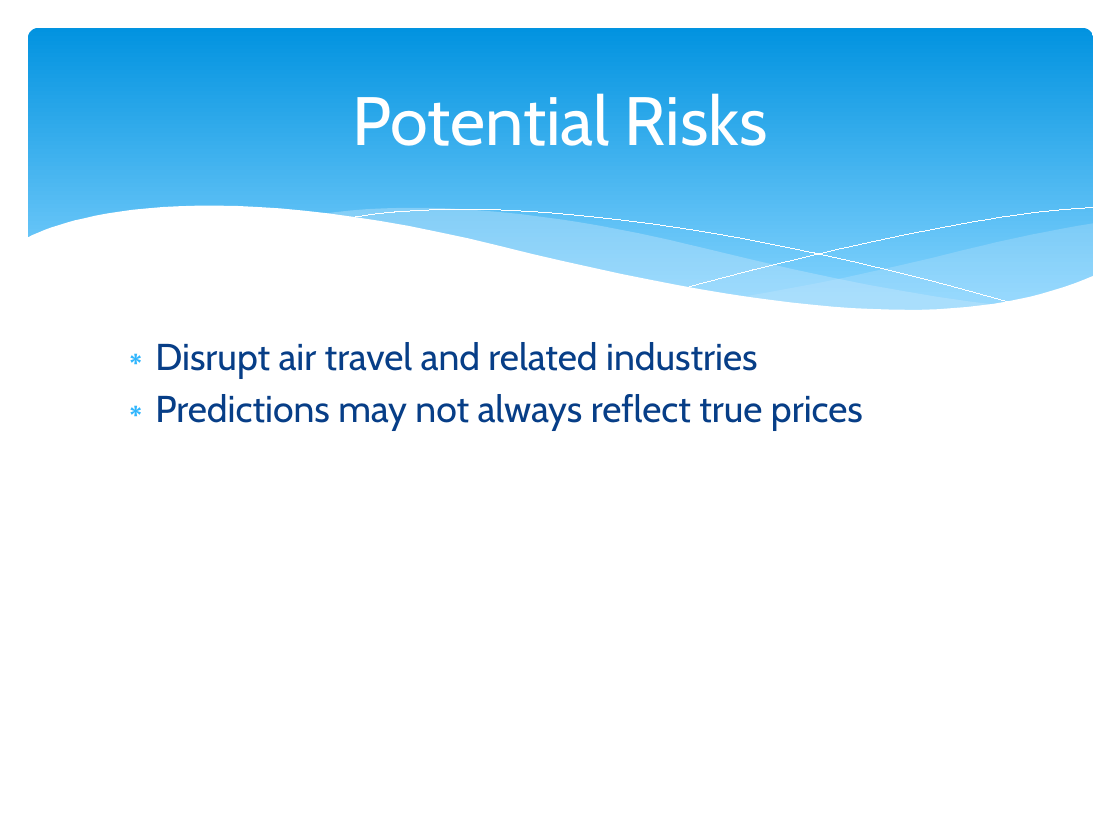
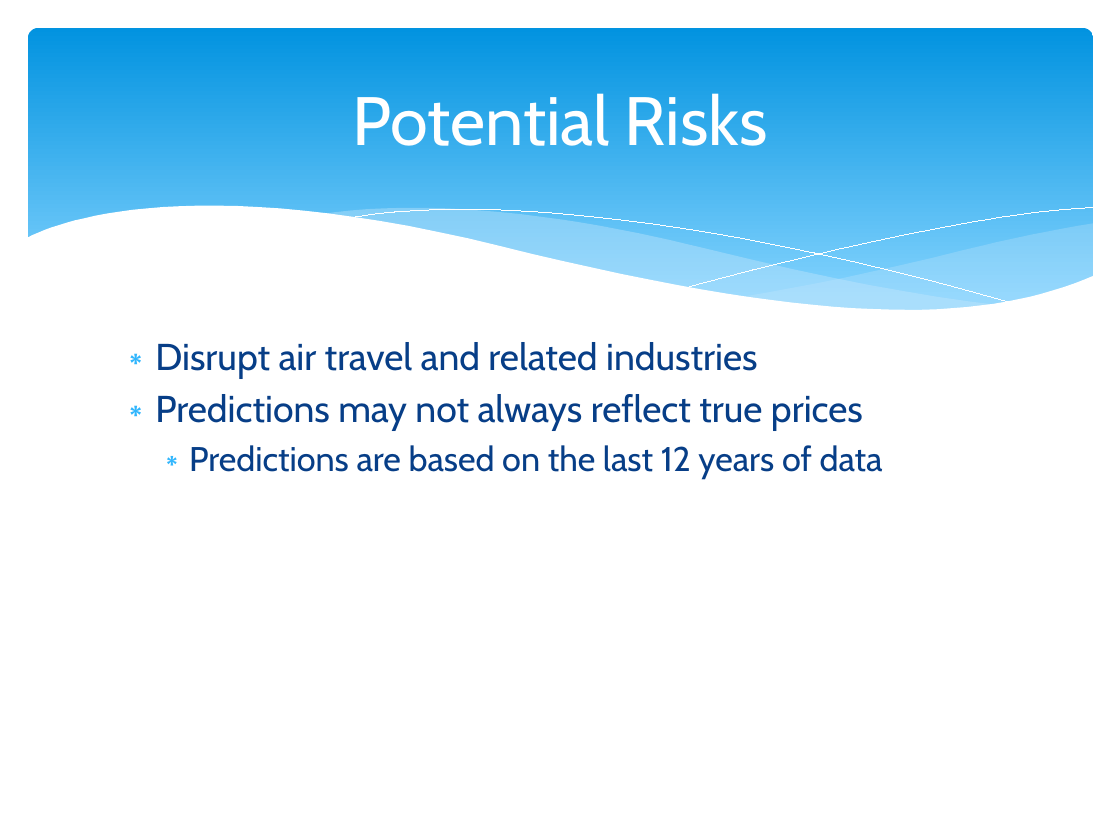
Before and after one commit to jey036/Your-Worst-Nightmare-Segfault, a slide deck: slide 6 of Skyfault.pptx. Drawn at 1120x840 pixels with LibreOffice and Linux fonts; fonts in the diff are those of the drawing. Boxes give left, top, right and bottom in pixels: in the first picture for what was removed or moved away, otherwise in the second. Text is boxed around its words. In the diff, an @@ line names an element or a change of style, - is before the commit and + after.

```diff
--- a/Skyfault.pptx
+++ b/Skyfault.pptx
@@ text at [189, 445, 883, 479]: paragraph added @@
+  ∗ Predictions are based on the last 12 years of data
```
Also in this commit, not shown: 2 other slides changed, 1 slide added.
